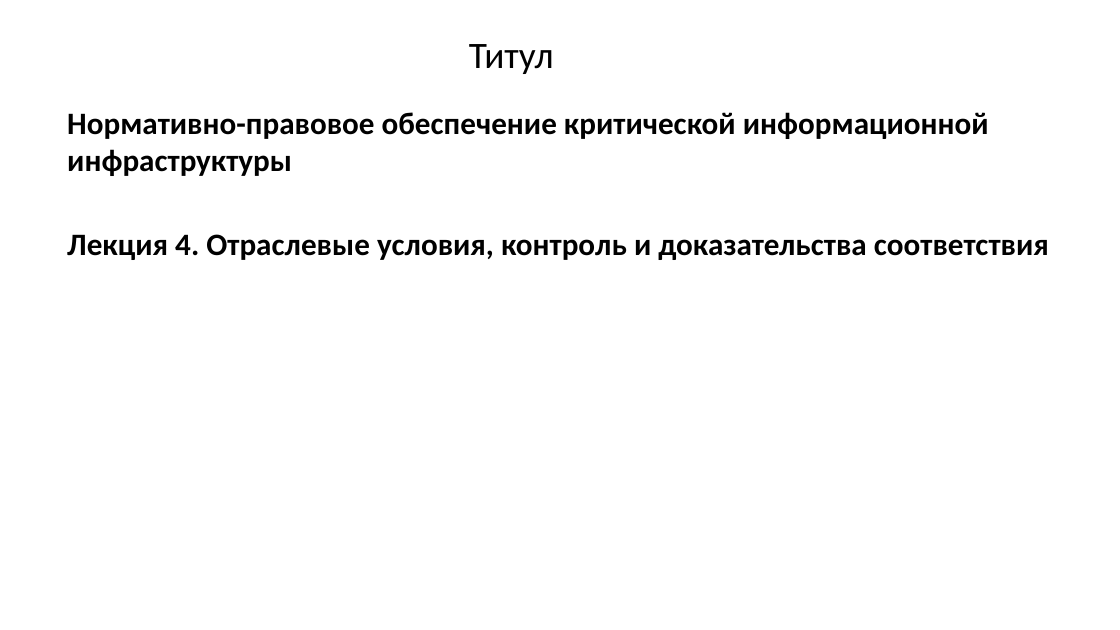
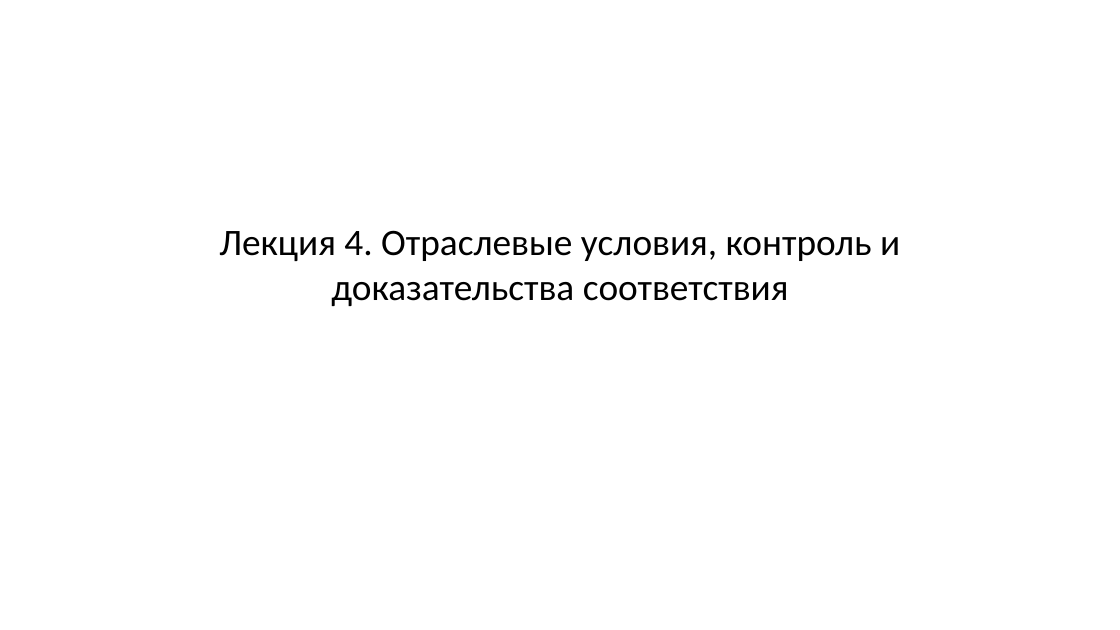
Before and after one commit to arasskazov/IFTIS-KII-2026, a slide deck: slide 1 of Lec_4/Lec_4_Модуль 4_1_Слайд-конспект.pptx. Drawn at 1120x630 pixels with LibreOffice and Linux fonts; fonts in the diff are those of the drawing; background and template pictures are left out. Boxes give left, top, right and bottom in pixels: in the first picture for what was removed or moved away, otherwise in the second. Text is boxed around its words. In the diff, an @@ line names an element or a change of style, - is before the commit and + after.

```diff
--- a/Lec_4/Lec_4_Модуль 4_1_Слайд-конспект.pptx
+++ b/Lec_4/Lec_4_Модуль 4_1_Слайд-конспект.pptx
@@ title removed at (x1=469, y1=44, x2=554, y2=74) @@
-Титул
@@ title at (x1=67, y1=112, x2=989, y2=176): paragraph removed @@
-Нормативно-правовое обеспечение критической информационной инфраструктуры
@@ title "Лекция 4. Отраслевые условия, контроль ..." moved from (x1=67, y1=112, x2=1049, y2=260) to (x1=219, y1=230, x2=900, y2=306) @@
@@ title "Лекция 4. Отраслевые условия, контроль ..." at (x1=219, y1=230, x2=900, y2=306): size 20 to 24 pt, bold off; alignment left to centre; less space between paragraphs; vertical alignment top to middle @@
```
Also in this commit, not shown: 8 other slides changed, 1 slide added, 2 slides removed.
